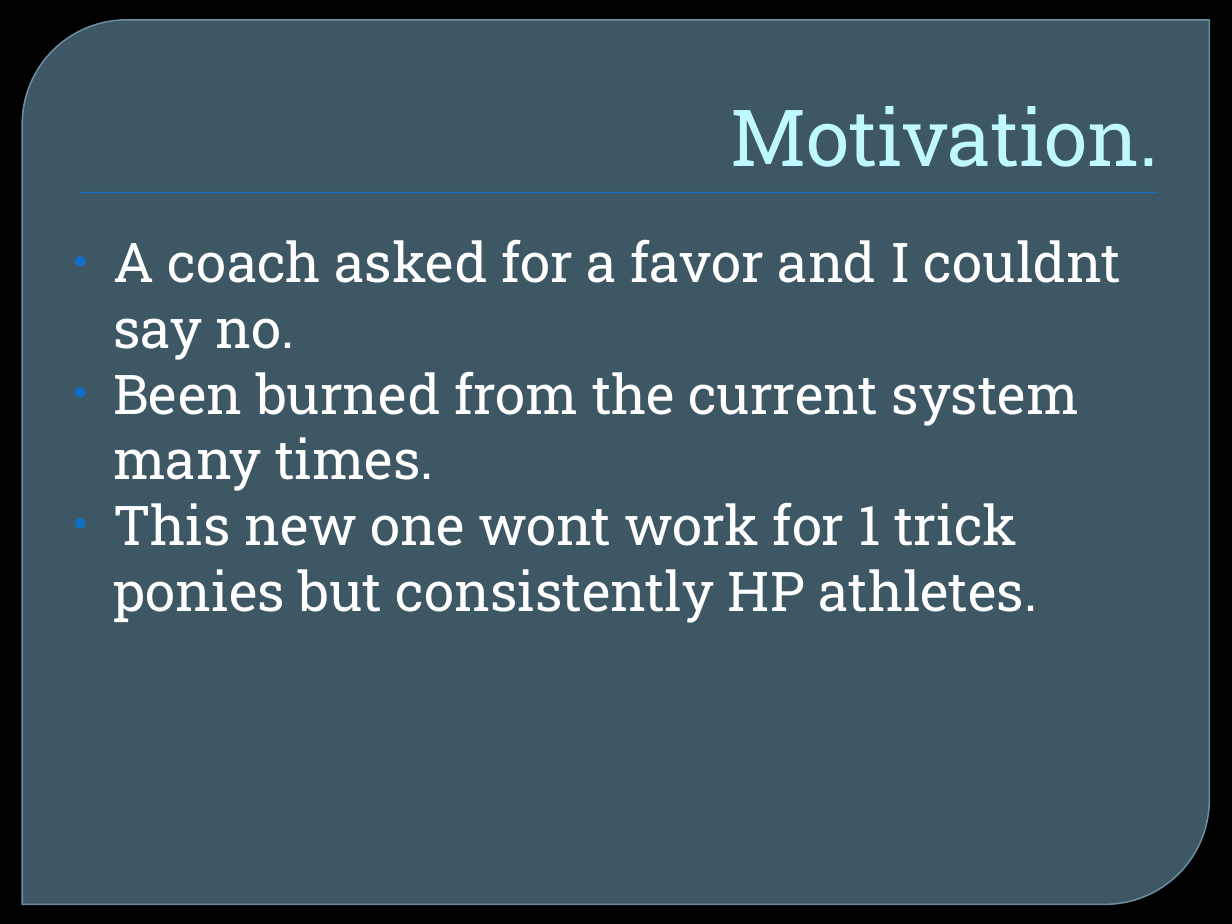
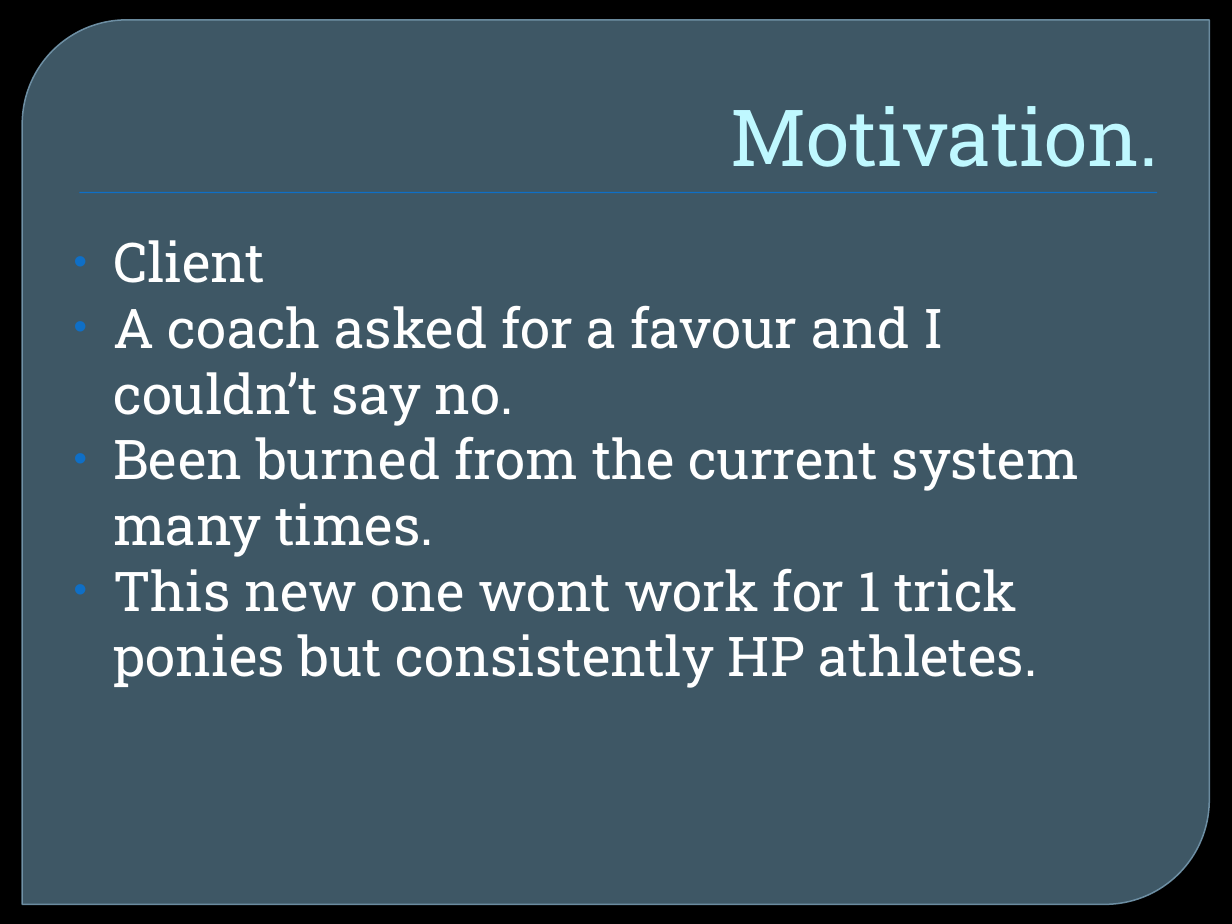
Before and after one commit to maveroke/PerformanceProgression, a slide deck: slide 2 of Report/Presentation 520.pptx. Drawn at 1232x924 pixels with LibreOffice and Linux fonts; fonts in the diff are those of the drawing; background and template pictures are left out. Boxes give left, top, right and bottom in pixels: in the first picture for what was removed or moved away, otherwise in the second. Text is boxed around its words. In the diff, an @@ line names an element or a change of style, - is before the commit and + after.

```diff
--- a/Report/Presentation 520.pptx
+++ b/Report/Presentation 520.pptx
@@ text at [113, 240, 943, 426]: text changed @@
-• A coach asked for a favor and I couldnt say no.
+• Client
+• A coach asked for a favour and I couldn’t say no.
```
Also in this commit, not shown: 2 slides added, 2 other files.
